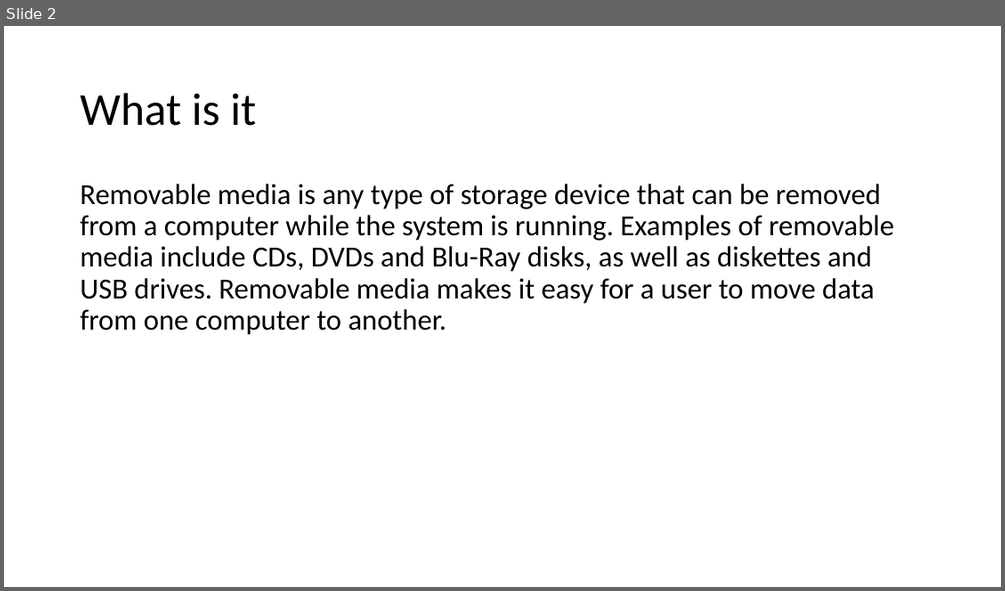
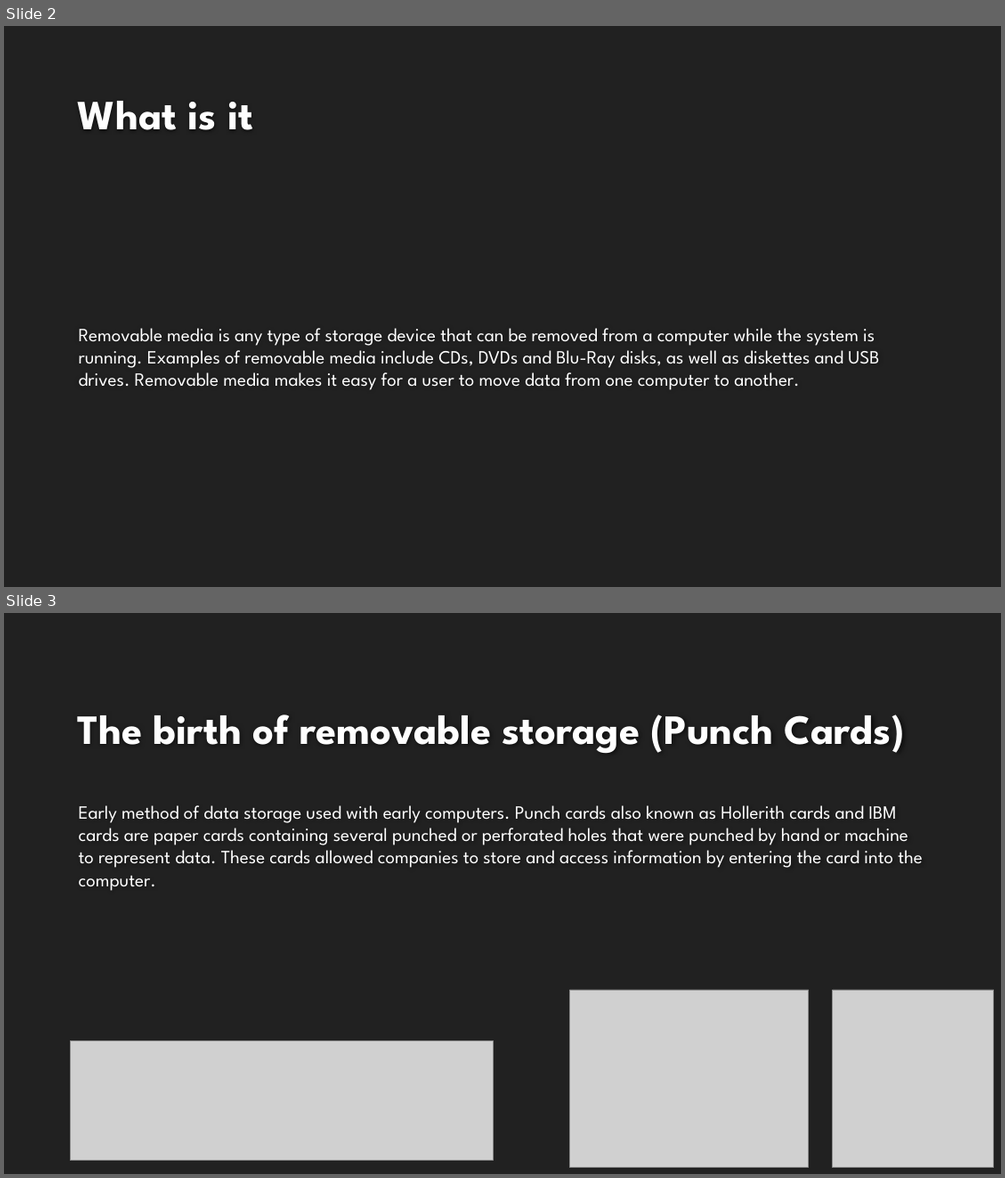
Before and after one commit to jmclean15/ICS3U0-SW, a slide deck: Model A work/Model.A4 Removable Media.pptx. Shown one above the other, each under a label of ours: slide 2 before the commit, slides 2 and 3 after it. The pictures are 1005x591 and 1005x1178 pixels, drawn with LibreOffice and Linux fonts; fonts in the diff are those of the drawing; grey boxes stand for pictures; background and template pictures are left out. Boxes give left, top, right and bottom in pixels: in the first picture for what was removed or moved away, otherwise in the second. Text is boxed around its words. In the diff, an @@ line names an element or a change of style, - is before the commit and + after.

```diff
--- a/Model A work/Model.A4 Removable Media.pptx
+++ b/Model A work/Model.A4 Removable Media.pptx
@@ slide 3 added at <box>4,613,1001,1174</box>, background #212121 @@
@@ title added at <box>78,714,904,753</box>, 40 pt, text #FEFEFE, bold @@
+The birth of removable storage (Punch Cards)
@@ text added at <box>79,805,922,891</box>, 18 pt, text #FFFFFF @@
+Early method of data storage used with early computers. Punch cards also known as Hollerith cards and IBM cards are paper cards containing several punched or perforated holes that were punched by hand or machine to represent data. These cards allowed companies to store and access information by entering the card into the computer.
@@ picture added at <box>570,989,809,1167</box> @@
@@ picture added at <box>833,989,994,1167</box> @@
@@ picture added at <box>71,1041,493,1160</box> @@
@@ slide 2 changed as well @@
@@ background #FFFFFF to #212121 @@
@@ title "What is it": place and size @@
-title "What is it" at <box>80,93,256,126</box>
+title "What is it" at <box>78,101,253,130</box>
@@ title "What is it" at <box>78,101,253,130</box>: size 44 to 40 pt, font Calibri to League Spartan, text colour #000000 to #FEFEFE, bold on; line spacing 0.9 to 1; vertical alignment middle to bottom @@
@@ text "Removable media is any type ...": place and size @@
-text "Removable media is any type ..." at <box>80,184,894,335</box>
+text "Removable media is any type ..." at <box>79,328,879,390</box>
@@ text "Removable media is any type ..." at <box>79,328,879,390</box>: size 28 to 18 pt, font Calibri to League Spartan, text colour #000000 to #FFFFFF; line spacing 0.9 to 1; vertical alignment top to middle @@
```
Also in this commit, not shown: 3 other slides changed, 2 other slides added, 1 slide removed.
